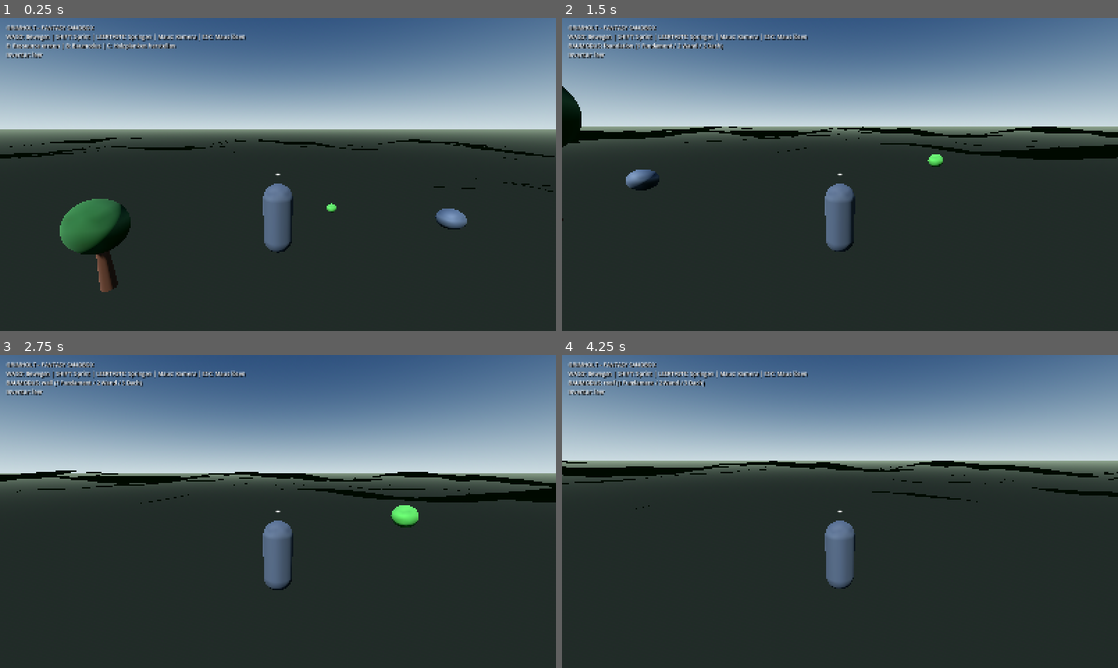
Above: before the commit, frames 1-4 (two rows, left to right).
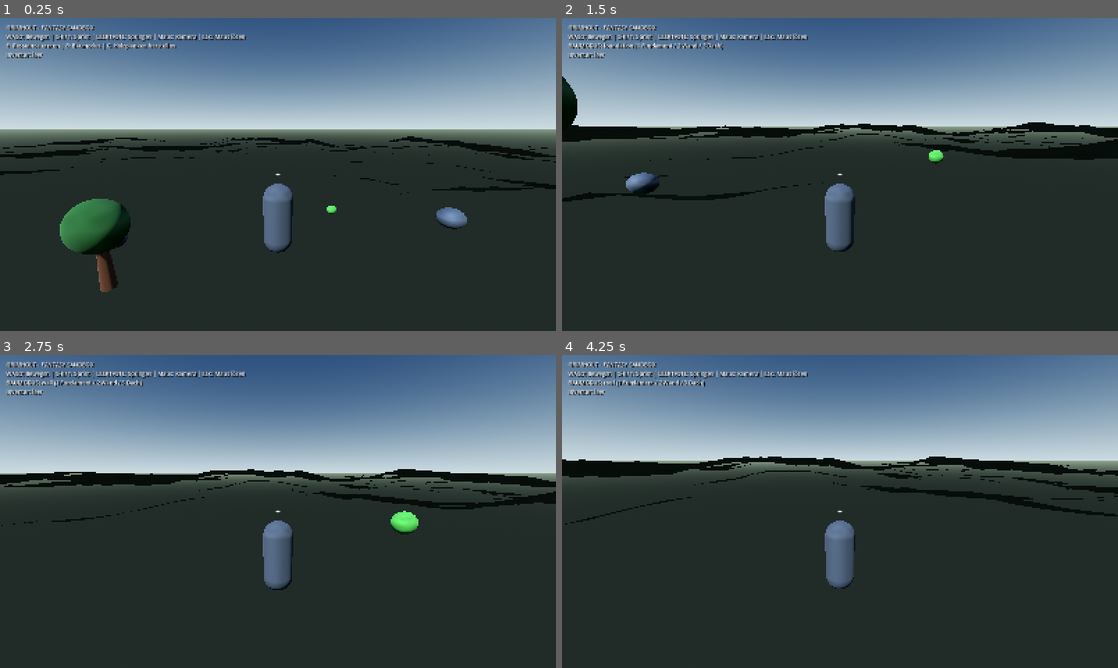
Above: after the commit, the same moments.

Repository: HazelTheSquirrel/Grimholt-Test
Game: Godot game, scene res://scenes/main.tscn
Two runs of this game, one before a commit and one after it. Both use one fixed random seed, a clock stepped at 60 frames per second and the inputs below.
Inputs (mouse positions are in pixels of both pictures, inside the frame that each line leads up to):
- Up to frame 1 (0.25 s): no input
- Up to frame 2 (1.5 s): tap Enter at 0.5 s; move the mouse to (867, 174) at 0.52 s; hold W (move_forward) from 0.53 s (still down); tap B at 0.6 s; click (867, 174) at 0.67 s; tap Space at 0.77 s; move the mouse to (812, 174) at 1.27 s; tap 1 at 1.35 s
- Up to frame 3 (2.75 s): keep holding W (move_forward); tap Space at 1.52 s; move the mouse to (289, 505) at 2.02 s; tap 2 at 2.1 s
- Up to frame 4 (4.25 s): keep holding W (move_forward); move the mouse to (834, 517) at 2.77 s; tap 3 at 2.85 s; click (834, 517) at 2.92 s; tap Space at 3.02, 3.77 s; move the mouse to (878, 514) at 3.52 s; tap C at 3.6 s

The runs differ from the first frame. In frame 1, 1.7% of the frame differs, in the area x 0-100%, y 37-78%; in frame 2, 3.0%; in frame 3, 3.1%; in frame 4, 3.6%, in the area x 0-100%, y 32-55%.

Commit message:
Add editor-visible terrain and richer readable biome colors

Diff:
--- a/Grimholt/scripts/world/terrain_world.gd
+++ b/Grimholt/scripts/world/terrain_world.gd
@@ -1,52 +1,91 @@
+@tool
 extends Node3D
 class_name GrimholtTerrainWorld
 
 const ResourceNodeScript = preload("res://scripts/world/resource_node.gd")
 
+@export_range(24, 96, 8) var extent: int = 64:
+    set(value):
+        extent = value
+        if is_inside_tree():
+            generate()
+@export_range(1.0, 4.0, 0.5) var cell_size: float = 2.0:
+    set(value):
+        cell_size = value
+        if is_inside_tree():
+            generate()
+@export var terrain_seed: int = 472901:
+    set(value):
+        terrain_seed = value
+        if is_inside_tree():
+            generate()
+
 var terrain_noise := FastNoiseLite.new()
+var detail_noise := FastNoiseLite.new()
 var terrain_mesh: ArrayMesh
+var generated_root: Node3D
 
 func _ready() -> void:
     generate()
 
 func height_at(x: float, z: float) -> float:
-    return 2.0 + terrain_noise.get_noise_2d(x, z) * 4.5
+    var broad := terrain_noise.get_noise_2d(x, z) * 4.8
+    var detail := detail_noise.get_noise_2d(x, z) * 0.8
+    var ridge := pow(1.0 - absf(terrain_noise.get_noise_2d(x * 0.45 + 180.0, z * 0.45 - 90.0)), 2.0) * 1.8
+    return 1.6 + broad + detail + ridge
+
+func _terrain_color(position: Vector3, normal: Vector3) -> Color:
+    var height_factor := clampf((position.y - 1.0) / 8.0, 0.0, 1.0)
+    var slope := 1.0 - normal.dot(Vector3.UP)
+    var variation := detail_noise.get_noise_2d(position.x * 1.7, position.z * 1.7) * 0.045
+    var grass := Color(0.24, 0.39, 0.19)
+    var moss := Color(0.34, 0.39, 0.19)
+    var stone := Color(0.39, 0.40, 0.39)
+    var color := grass.lerp(moss, clampf((0.2 - height_factor) * 2.5, 0.0, 1.0))
+    color = color.lerp(stone, clampf(maxf(slope * 1.35, height_factor * 0.85), 0.0, 0.88))
+    return color.lightened(variation)
 
 func generate() -> void:
-    terrain_noise.seed = 472901
+    if not is_inside_tree():
+        return
+    terrain_noise.seed = terrain_seed
     terrain_noise.noise_type = FastNoiseLite.TYPE_SIMPLEX_SMOOTH
     terrain_noise.frequency = 0.012
     terrain_noise.fractal_octaves = 4
+    detail_noise.seed = terrain_seed + 97
+    detail_noise.noise_type = FastNoiseLite.TYPE_SIMPLEX
+    detail_noise.frequency = 0.055
+    detail_noise.fractal_octaves = 3
+    if generated_root != null and is_instance_valid(generated_root):
+        generated_root.free()
+    generated_root = Node3D.new()
+    generated_root.name = "GeneratedTerrain"
+    add_child(generated_root)
+
     var surface := SurfaceTool.new()
     surface.begin(Mesh.PRIMITIVE_TRIANGLES)
-    var extent := 64
-    var step := 2.0
     for z in range(-extent, extent):
         for x in range(-extent, extent):
-            var x0 := float(x) * step
-            var x1 := float(x + 1) * step
-            var z0 := float(z) * step
-            var z1 := float(z + 1) * step
+            var x0 := float(x) * cell_size
+            var x1 := float(x + 1) * cell_size
+            var z0 := float(z) * cell_size
+            var z1 := float(z + 1) * cell_size
             var a := Vector3(x0, height_at(x0, z0), z0)
             var b := Vector3(x1, height_at(x1, z0), z0)
             var c := Vector3(x0, height_at(x0, z1), z1)
             var d := Vector3(x1, height_at(x1, z1), z1)
-            surface.add_vertex(a)
-            surface.add_vertex(c)
-            surface.add_vertex(b)
-            surface.add_vertex(b)
-            surface.add_vertex(c)
-            surface.add_vertex(d)
+            _add_colored_triangle(surface, a, c, b)
+            _add_colored_triangle(surface, b, c, d)
     surface.generate_normals()
     terrain_mesh = surface.commit()
     var terrain_material := StandardMaterial3D.new()
-    terrain_material.albedo_color = Color(0.24, 0.34, 0.19)
+    terrain_material.vertex_color_use_as_albedo = true
     terrain_material.roughness = 1.0
     var terrain_visual := MeshInstance3D.new()
-    terrain_visual.name = "NaturalTerrain"
+    terrain_visual.name = "TerrainSurface"
     terrain_visual.mesh = terrain_mesh
     terrain_visual.material_override = terrain_material
-    add_child(terrain_visual)
+    generated_root.add_child(terrain_visual)
     var terrain_body := StaticBody3D.new()
     terrain_body.name = "TerrainCollision"
     var terrain_collision := CollisionShape3D.new()
@@ -54,7 +93,16 @@
     terrain_shape.backface_collision = true
     terrain_collision.shape = terrain_shape
     terrain_body.add_child(terrain_collision)
-    add_child(terrain_body)
+    generated_root.add_child(terrain_body)
+
+func _add_colored_triangle(surface: SurfaceTool, a: Vector3, b: Vector3, c: Vector3) -> void:
+    var face_normal := Plane(a, b, c).normal
+    surface.set_color(_terrain_color(a, face_normal))
+    surface.add_vertex(a)
+    surface.set_color(_terrain_color(b, face_normal))
+    surface.add_vertex(b)
+    surface.set_color(_terrain_color(c, face_normal))
+    surface.add_vertex(c)
 
 func populate_resources(inventory: GrimholtInventory) -> void:
     var placements := [
